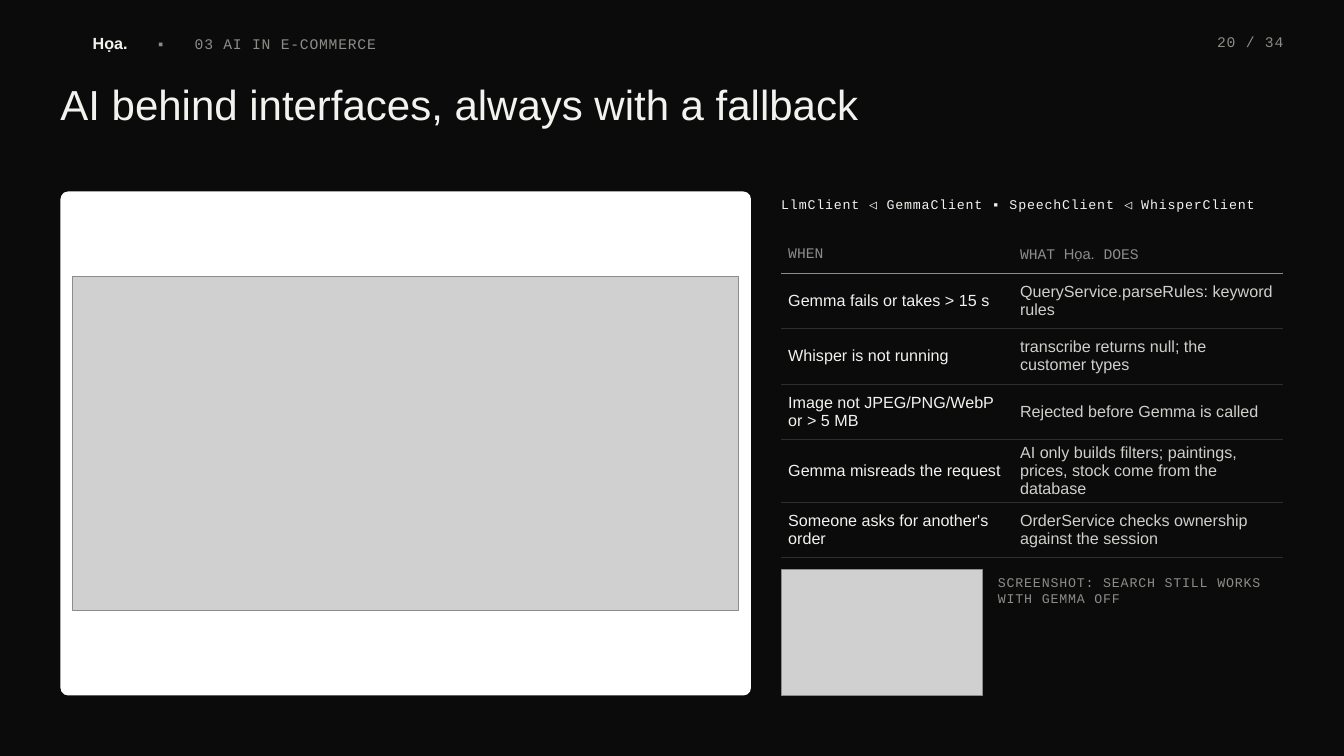
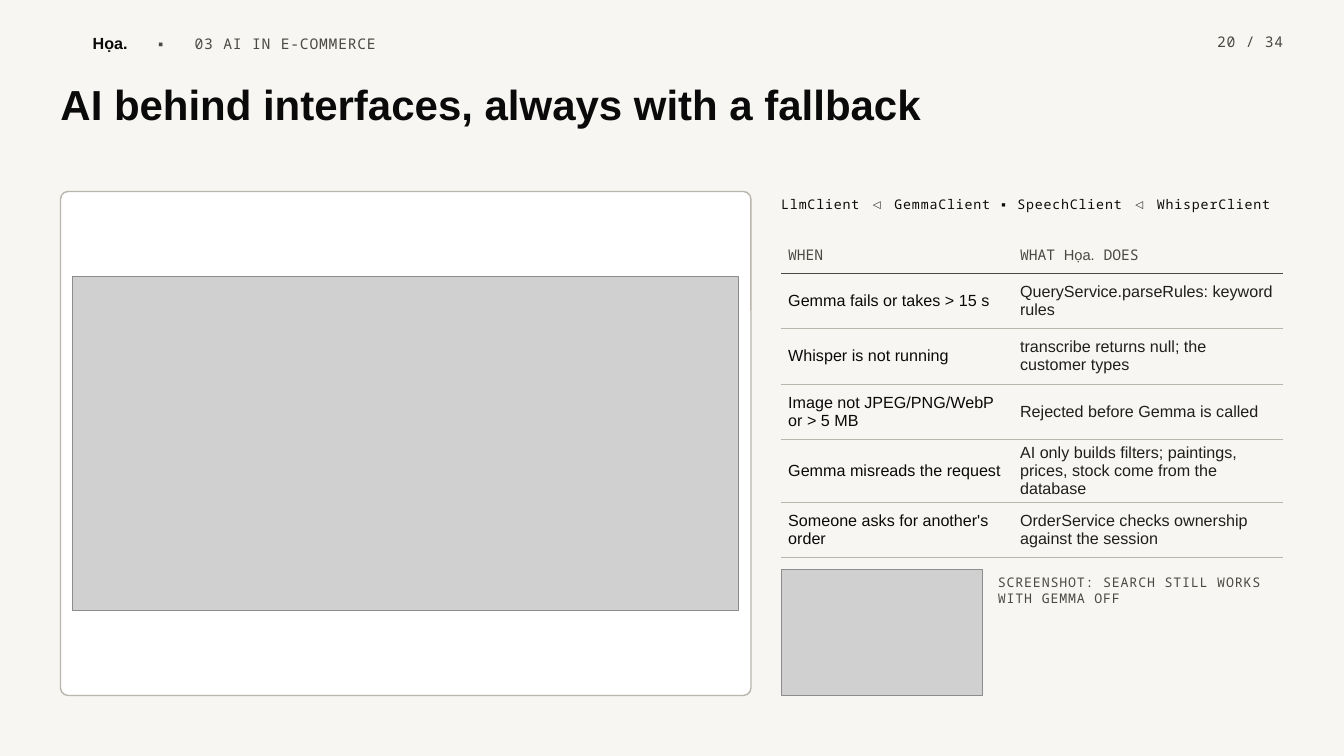
Before and after one commit to scalliontor/Hoa, a slide deck: slide 20 of slides/thuyettrinh_Hoa.pptx. Drawn at 1344x756 pixels with LibreOffice and Linux fonts; fonts in the diff are those of the drawing; grey boxes stand for pictures; background and template pictures are left out. Boxes give left, top, right and bottom in pixels: in the first picture for what was removed or moved away, otherwise in the second. Text is boxed around its words. In the diff, an @@ line names an element or a change of style, - is before the commit and + after.

```diff
--- a/slides/thuyettrinh_Hoa.pptx
+++ b/slides/thuyettrinh_Hoa.pptx
@@ background #0B0B0B to #F7F6F2 @@
@@ text "Họa. ▪ 03 AI IN ..." at [93, 38, 376, 52]: font Courier New to Noto Sans Mono, text colour #8C8C88 to #4A4A44 in "▪ 03 AI IN E-COMMERCE"; text colour #F2F2EE to #0A0A0A in "Họa." @@
@@ text "20 / 34" at [1217, 36, 1283, 47]: font Courier New to Noto Sans Mono, text colour #8C8C88 to #4A4A44 @@
@@ text "AI behind interfaces, always with ..." at [60, 89, 920, 129]: text colour #F2F2EE to #0A0A0A, bold on @@
@@ rounded rectangle at [60, 192, 751, 696]: outline none to #B9B6AD 1 pt @@
@@ text "LlmClient ◁ GemmaClient ▪ SpeechClient ..." at [781, 199, 1270, 213]: font Courier New to Noto Sans Mono, text colour #F2F2EE to #0A0A0A @@
@@ table at [781, 237, 1284, 552] @@
@@ font Courier New to Noto Sans Mono in "WHEN", "WHAT DOES" @@
@@ text colour #8C8C88 to #4A4A44 in "WHEN", "WHAT Họa. DOES" @@
@@ text colour #F2F2EE to #0A0A0A in "Gemma fails or takes > 15 s", "Whisper is not running", "Image not JPEG/PNG/WebP or > 5 MB", "Gemma misreads the request" and 1 more places @@
@@ text colour #CFCFCB to #1F1F1C in "QueryService.parseRules: keyword rules", "transcribe returns null; the customer types", "Rejected before Gemma is called", "AI only builds filters; paintings, prices, stock ..." and 1 more places @@
@@ borders changed @@
@@ text "SCREENSHOT: SEARCH STILL WORKS WITH ..." at [998, 577, 1260, 603]: font Courier New to Noto Sans Mono, text colour #8C8C88 to #4A4A44 @@
```
Also in this commit, not shown: 33 other slides changed, 4 other files.
